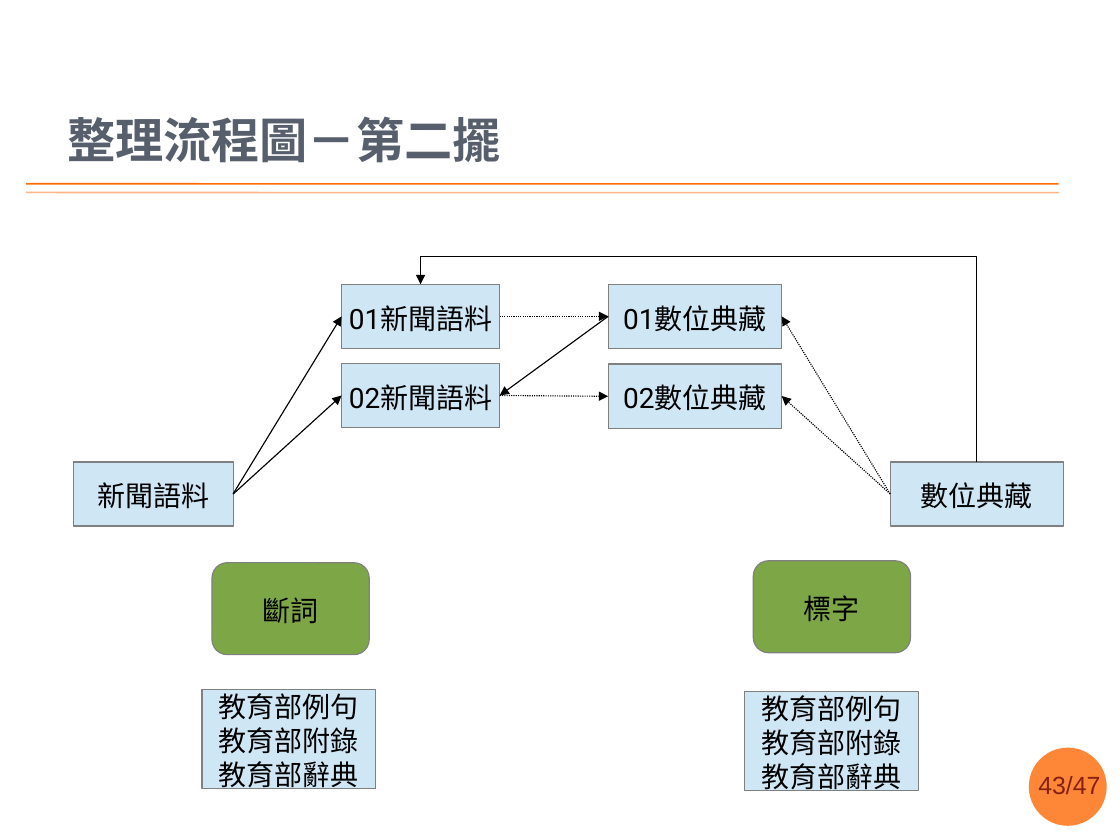
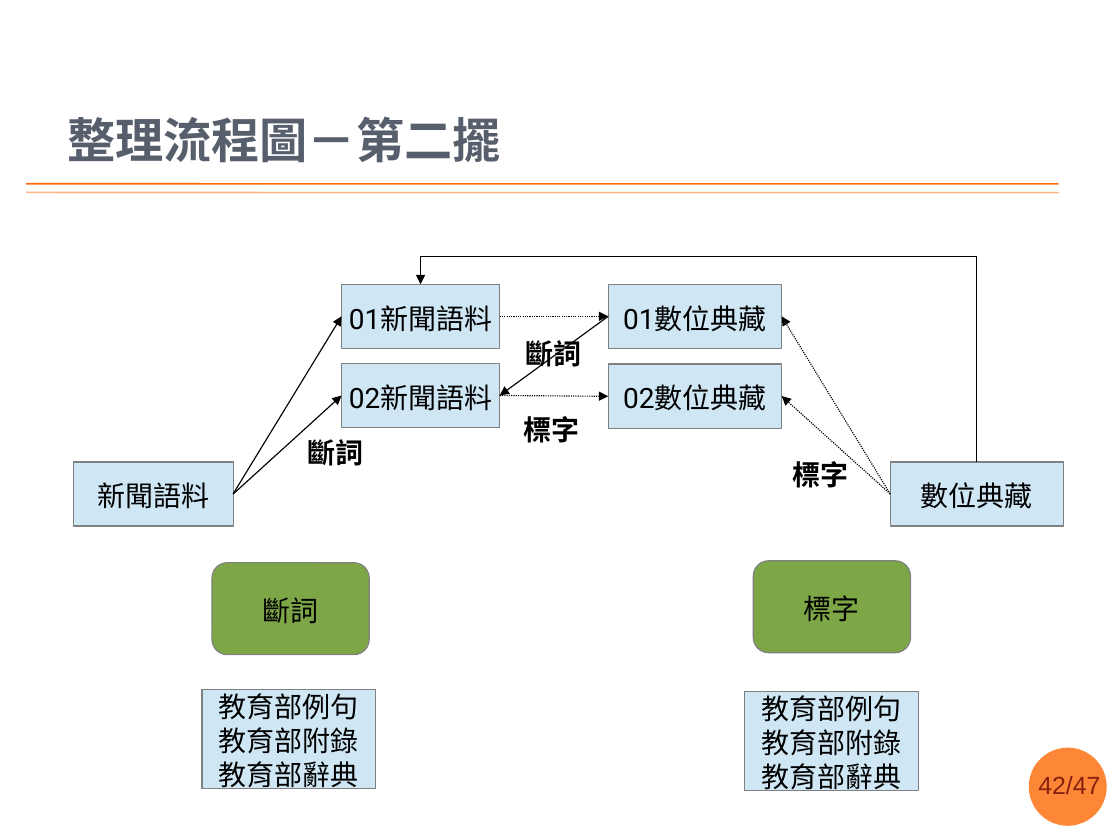
Before and after one commit to sih4sing5hong5/po3-ko3_tau5-iann2-phinn3, a slide deck: slide 42 of 翻譯報告.pptx (slide 43 before the commit). Drawn at 1120x840 pixels with LibreOffice and Linux fonts; fonts in the diff are those of the drawing; background and template pictures are left out. Boxes give left, top, right and bottom in pixels: in the first picture for what was removed or moved away, otherwise in the second. Text is boxed around its words. In the diff, an @@ line names an element or a change of style, - is before the commit and + after.

```diff
--- a/翻譯報告.pptx
+++ b/翻譯報告.pptx
@@ text added at <box>525,336,581,372</box>, 18 pt, text #000000, bold @@
+斷詞
@@ text added at <box>523,416,579,443</box>, 18 pt, text #000000, bold @@
+標字
@@ text added at <box>307,439,363,466</box>, 18 pt, text #000000, bold @@
+斷詞
@@ text added at <box>793,457,849,488</box>, 18 pt, text #000000, bold @@
+標字
@@ page number at <box>1038,776,1100,794</box>: text changed @@
-43/47
+42/47
```
Also in this commit, not shown: 8 other slides changed, 1 slide removed.
